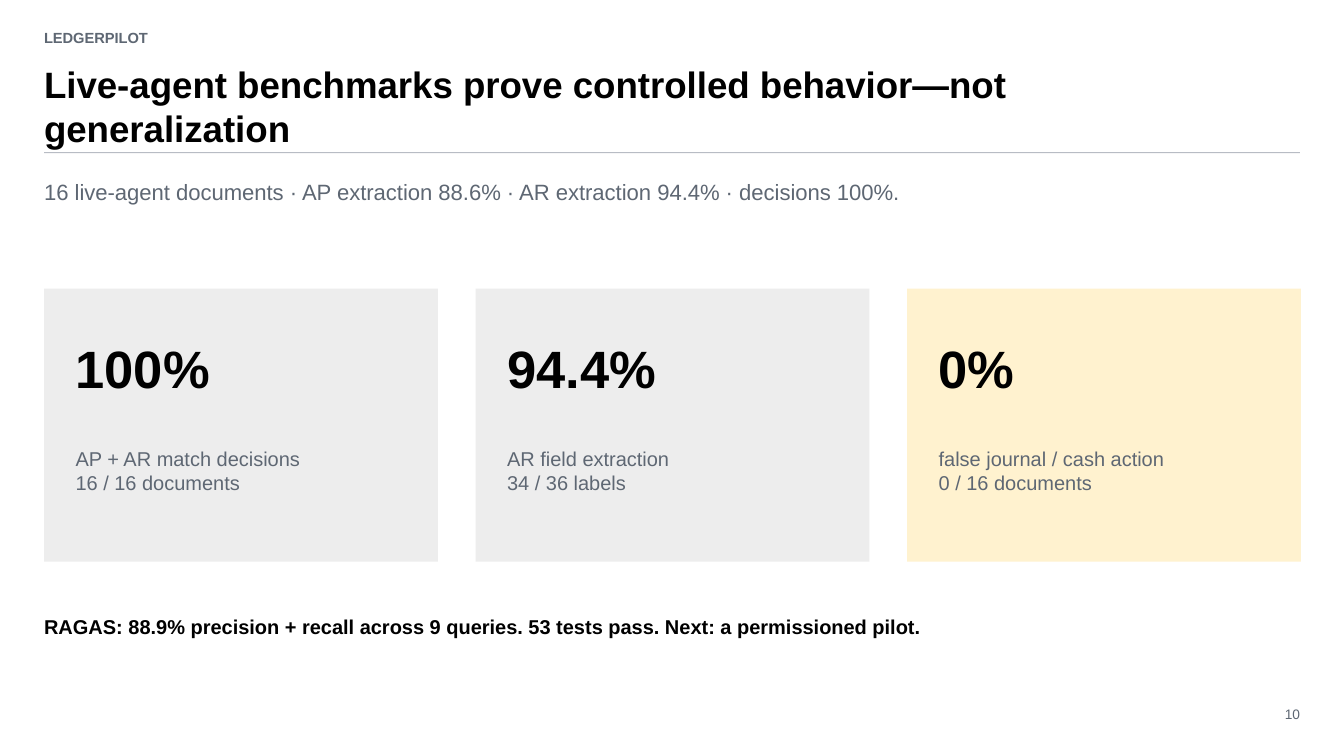
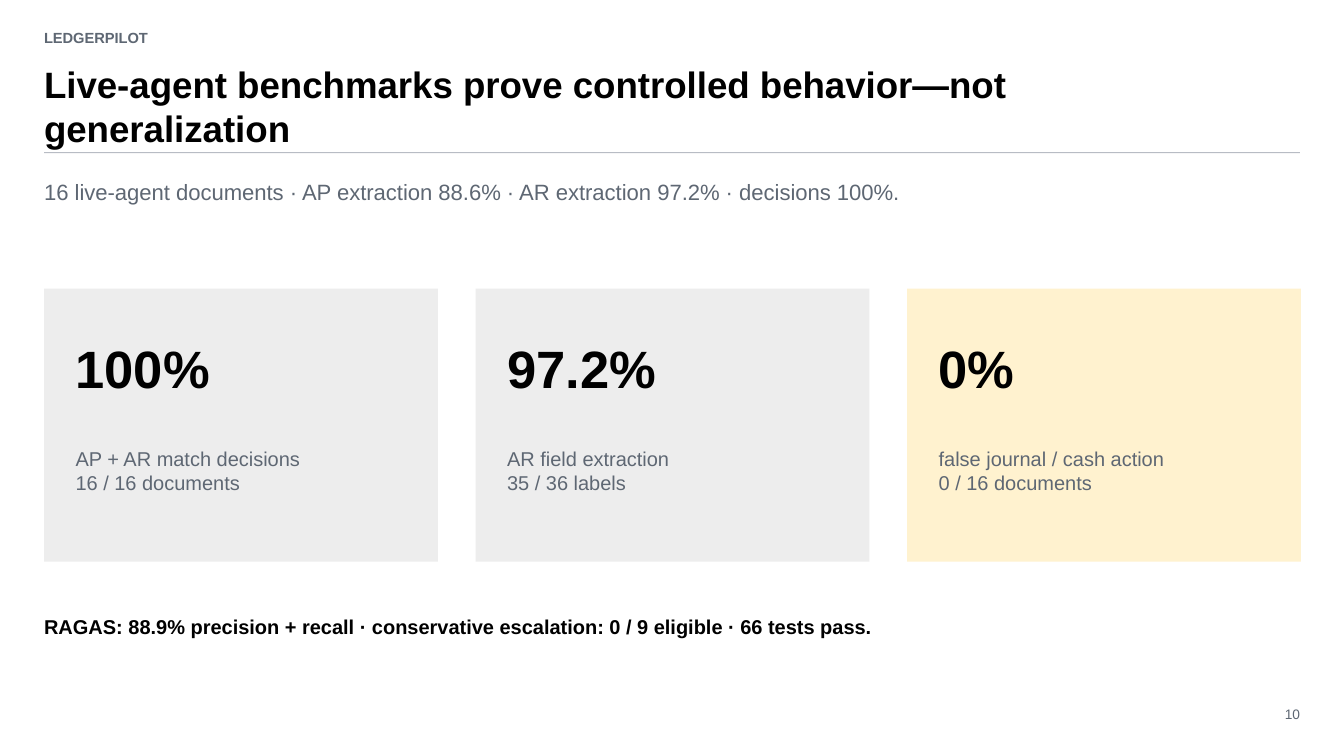
Before and after one commit to saifs1315/Agentic-Invoice-to-Payment, a slide deck: slide 10 of presentation/LedgerPilot_Assignment_Deck.pptx. Drawn at 1344x756 pixels with LibreOffice and Linux fonts; fonts in the diff are those of the drawing. Boxes give left, top, right and bottom in pixels: in the first picture for what was removed or moved away, otherwise in the second. Text is boxed around its words. In the diff, an @@ line names an element or a change of style, - is before the commit and + after.

Commit message:
Close agent control gaps and refresh deliverables

```diff
--- a/presentation/LedgerPilot_Assignment_Deck.pptx
+++ b/presentation/LedgerPilot_Assignment_Deck.pptx
@@ text at [44, 184, 899, 205]: text changed @@
-16 live-agent documents · AP extraction 88.6% · AR extraction 94.4% · decisions 100%.
+16 live-agent documents · AP extraction 88.6% · AR extraction 97.2% · decisions 100%.
@@ text at [507, 351, 656, 389]: text changed @@
-94.4%
+97.2%
@@ text at [507, 475, 626, 490]: text changed @@
-34 / 36 labels
+35 / 36 labels
@@ text at [44, 619, 871, 638]: text changed @@
-RAGAS: 88.9% precision + recall across 9 queries. 53 tests pass. Next: a permissioned pilot.
+RAGAS: 88.9% precision + recall · conservative escalation: 0 / 9 eligible · 66 tests pass.
```
Also in this commit, not shown: 3 other slides changed, 23 other files.
